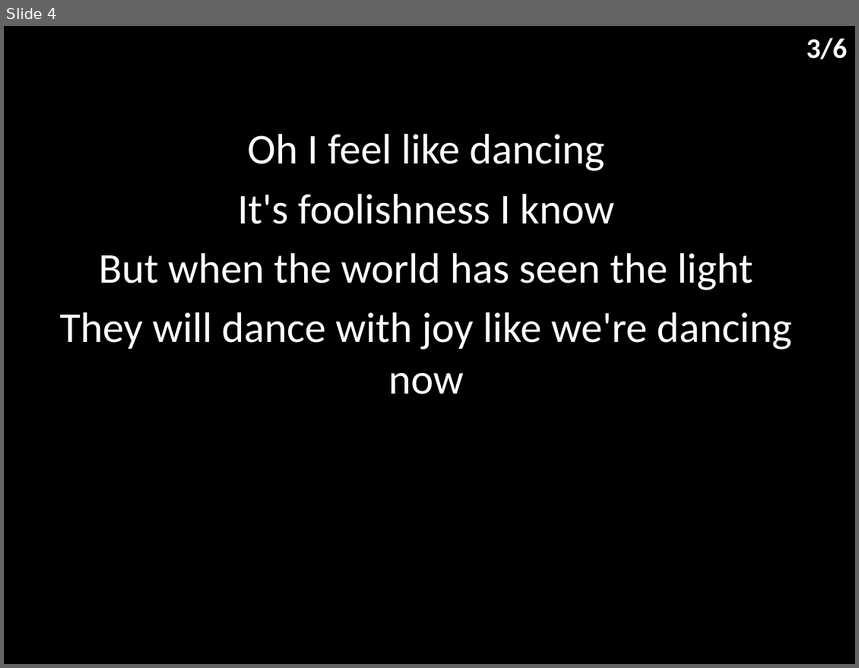
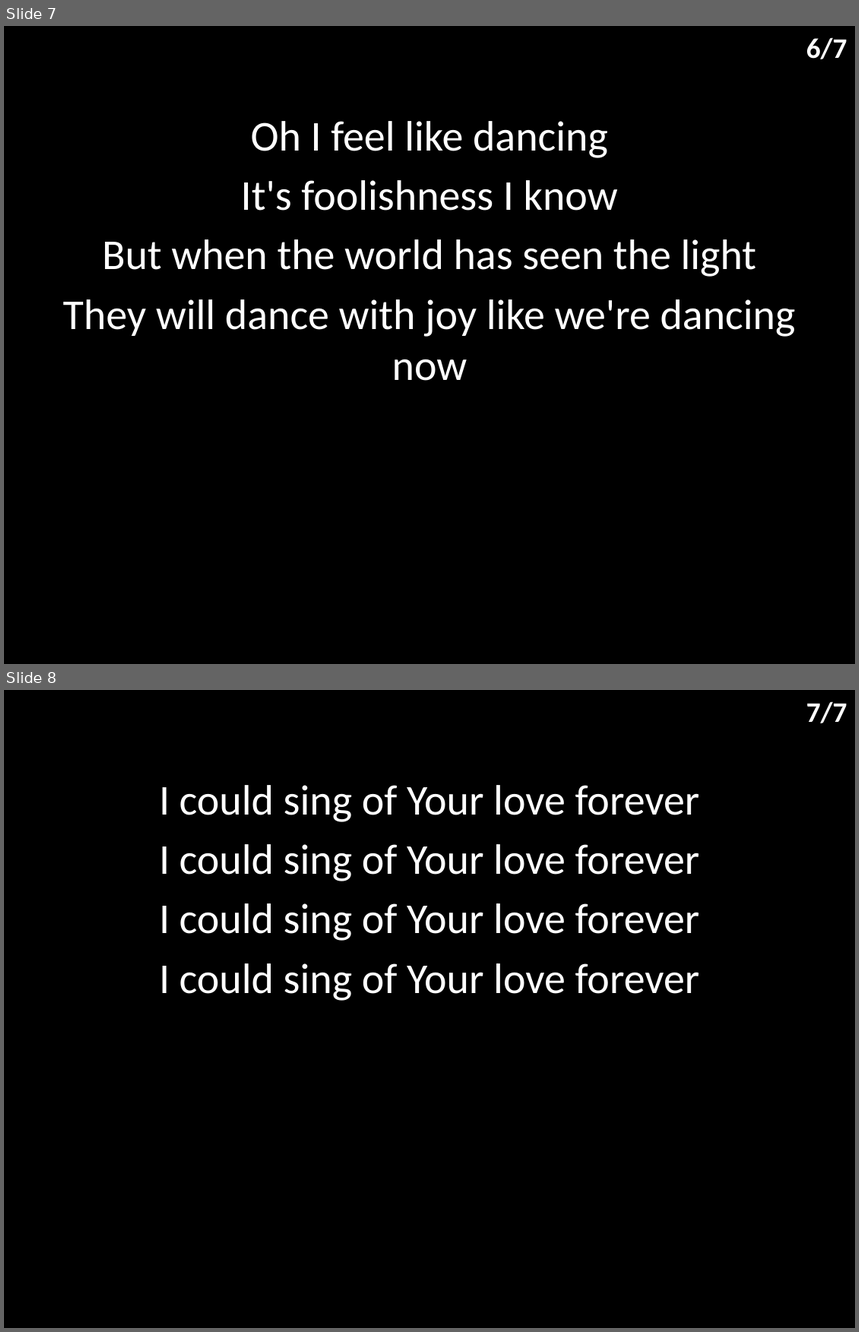
Before and after one commit to hoo-are-ya/worship, a slide deck: docs/songs/i could sing of your love forever.pptx. Shown one above the other, each under a label of ours: slide 4 before the commit, slides 7 and 8 after it. The pictures are 859x668 and 859x1332 pixels, drawn with LibreOffice and Linux fonts; fonts in the diff are those of the drawing. Boxes give left, top, right and bottom in pixels: in the first picture for what was removed or moved away, otherwise in the second. Text is boxed around its words. In the diff, an @@ line names an element or a change of style, - is before the commit and + after.

```diff
--- a/docs/songs/i could sing of your love forever.pptx
+++ b/docs/songs/i could sing of your love forever.pptx
@@ slide 8 added at (4, 690, 855, 1328), background #000000 @@
@@ text added at (807, 701, 848, 723), 24 pt, text #FFFFFF, bold @@
+7/7
@@ subtitle added at (159, 785, 700, 1001), 36 pt, text #FFFFFF @@
+I could sing of Your love forever
+I could sing of Your love forever
+I could sing of Your love forever
+I could sing of Your love forever
@@ what was slide 4 is now slide 7 @@
@@ slide 7 changed as well @@
@@ text at (807, 37, 848, 59): text changed @@
-3/6
+6/7
@@ subtitle "Oh I feel like dancing": place and size @@
-subtitle "Oh I feel like dancing" at (59, 134, 792, 395)
+subtitle "Oh I feel like dancing" at (63, 121, 796, 381)
```
Also in this commit, not shown: 3 other slides changed, 3 other slides added, 6 other files.
